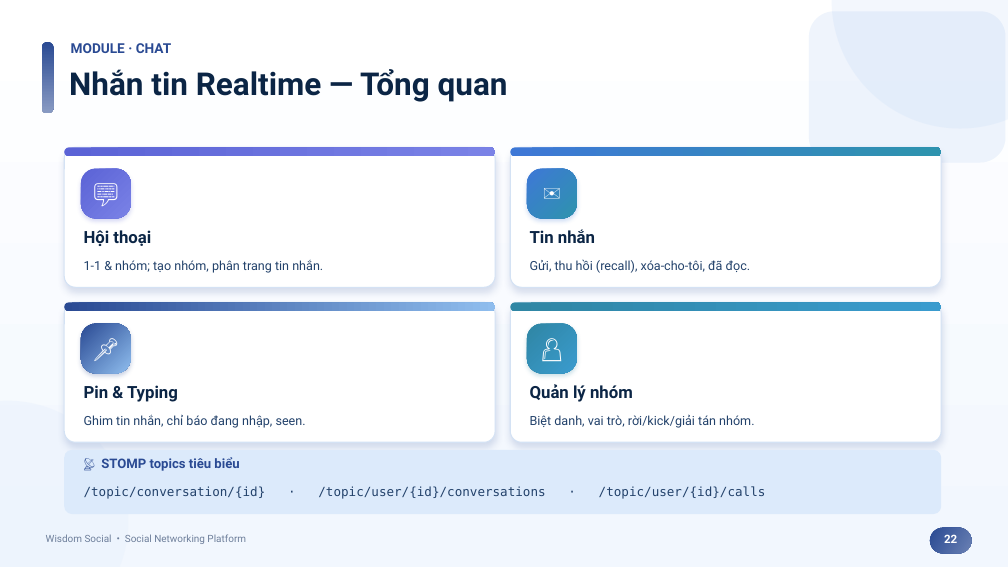
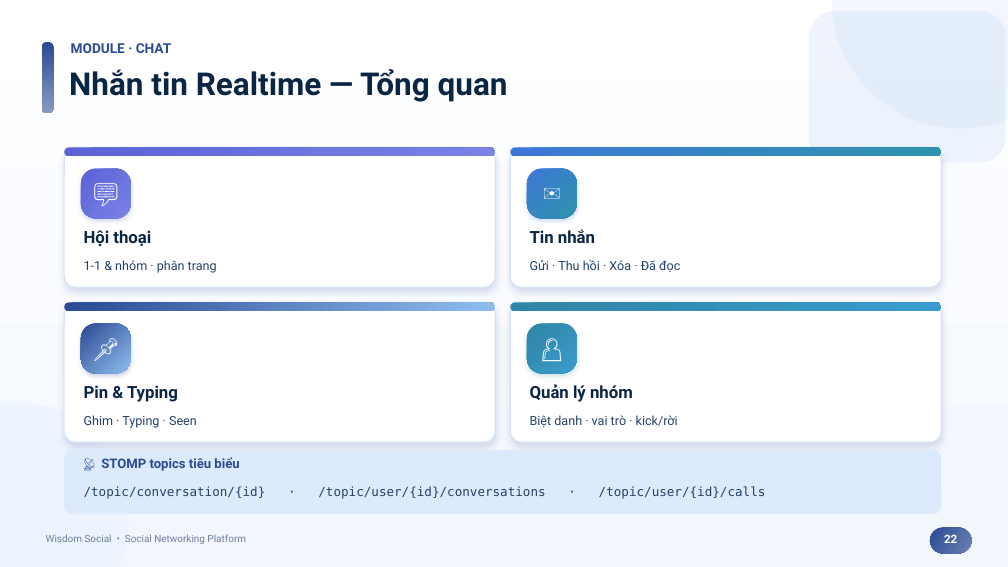
Before and after one commit to HuuThai2910/wisdom-social, a slide deck: slide 22 of Wisdom_Social_Presentation.pptx. Drawn at 1008x567 pixels with LibreOffice and Linux fonts; fonts in the diff are those of the drawing. Boxes give left, top, right and bottom in pixels: in the first picture for what was removed or moved away, otherwise in the second. Text is boxed around its words. In the diff, an @@ line names an element or a change of style, - is before the commit and + after.

```diff
--- a/Wisdom_Social_Presentation.pptx
+++ b/Wisdom_Social_Presentation.pptx
@@ text at (84,260,217,273): text changed @@
-1-1 & nhóm; tạo nhóm, phân trang tin nhắn.
+1-1 & nhóm · phân trang
@@ text at (530,259,680,272): text changed @@
-Gửi, thu hồi (recall), xóa-cho-tôi, đã đọc.
+Gửi · Thu hồi · Xóa · Đã đọc
@@ text at (84,415,197,428): text changed @@
-Ghim tin nhắn, chỉ báo đang nhập, seen.
+Ghim · Typing · Seen
@@ text at (530,415,678,427): text changed @@
-Biệt danh, vai trò, rời/kick/giải tán nhóm.
+Biệt danh · vai trò · kick/rời
```
Also in this commit, not shown: 21 other slides changed, 1 other file.
